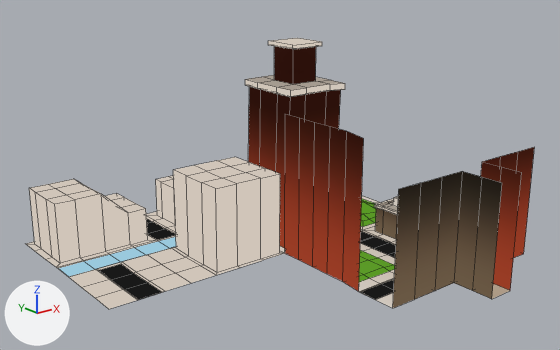
What one commit did to the Blender file assets/models/city.blend.
One viewpoint serves both versions: a 50 mm camera at (-289.0, -245.0, 167.0) aimed at (-54.0, 49.0, 49.0). Every picture has the same lights, and +X, +Y and +Z are marked at lower left. The first picture is the older version. Mesh edges are drawn as thin lines.
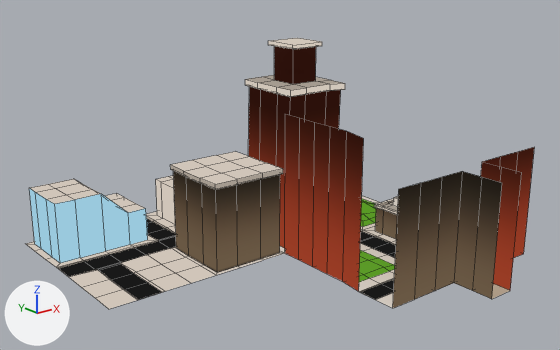
Commit message: city 2

Boxes [x1, y1, x2, y2] around the edits, measured in the pictures (560 x 350 px; the box of a moved part takes in the faces that stretch with it):
```json
{"part": 1, "of": "me_plane", "change": "moved or reshaped", "before": [69, 255, 160, 287], "after": [69, 255, 160, 287]}
{"part": 2, "of": "me_plane", "change": "moved or reshaped", "before": [131, 225, 176, 248], "after": [131, 225, 176, 248]}
{"part": 3, "of": "me_plane", "change": "built on", "before": [175, 157, 280, 189], "after": [170, 152, 283, 190]}
{"part": 4, "of": "me_plane", "change": "surface changed", "before": [29, 171, 280, 276], "after": [29, 171, 280, 276], "on screen": "darker"}
```

Edits to the scene script, one JSON object a line:
```json
{"block": "me_plane", "where": "# used by ob_plane; location = (0.0, 0.0, 3.5); scale = (50.0, 50.0, 25.9)"}
{"block": "me_plane", "where": "# verts and faces of me_plane; kept vertices keep their numbers, new ones are numbered from 578"}
{"block": "me_plane", "where": "# before: 460 (-2.46, 1.86, 0.06) at pixel (121, 261), 461 (-2.75, 1.86, 0.06) at pixel (95, 269)"}
{"block": "me_plane", "where": "# before: 489 (-1.58, 2.15, 0.06), 553 (-1.87, 2.15, 0.06) at pixel (157, 240)"}
{"op": "remove", "block": "me_plane", "code": "me_plane.from_pydata(...)  # 578 vertices, 545 faces; spans x -3.04..1.0, y -1.0..2.97, z -0.02..4.18"}
{"op": "add", "block": "me_plane", "code": "me_plane.from_pydata(...)  # 602 vertices, 569 faces; spans x -3.04..1.0, y -1.0..2.97, z -0.02..4.18"}
{"block": "me_plane", "change": "me_plane part 1"}
{"op": "add", "block": "me_plane", "code": "verts[460] = (-2.48, 1.86, 0.03)  # moved, pixel (120, 263)"}
{"op": "add", "block": "me_plane", "code": "verts[461] = (-2.73, 1.86, 0.03)  # moved, pixel (97, 269)"}
{"block": "me_plane", "change": "me_plane part 2"}
{"op": "add", "block": "me_plane", "code": "verts[489] = (-1.6, 2.15, 0.04)  # moved"}
{"op": "add", "block": "me_plane", "code": "verts[553] = (-1.86, 2.15, 0.04)  # moved, pixel (158, 240)"}
{"block": "me_plane", "change": "me_plane part 3"}
{"block": "me_plane", "change": "4 vertices are removed from x -1.58..-1.29, y 1.28..1.57, z 1.74"}
{"block": "me_plane", "change": "9 faces are deleted"}
{"block": "me_plane", "change": "18 vertices are added at x -1.85..-1.02, y 1.01..1.84, z 1.74..1.86"}
{"block": "me_plane", "change": "10 new vertices lie (0.26, 0.0, 0.0) away from vertices in x -1.85..-1.28, y 1.01..1.83, z 1.74..1.86"}
{"block": "me_plane", "change": "33 new faces join them"}
{"block": "me_plane", "change": "me_plane part 4: 57 kept faces spanning x -3.04..-0.98, y 1.03..2.97, z 0.02..1.76 get new texture (UV) coordinates"}
```
